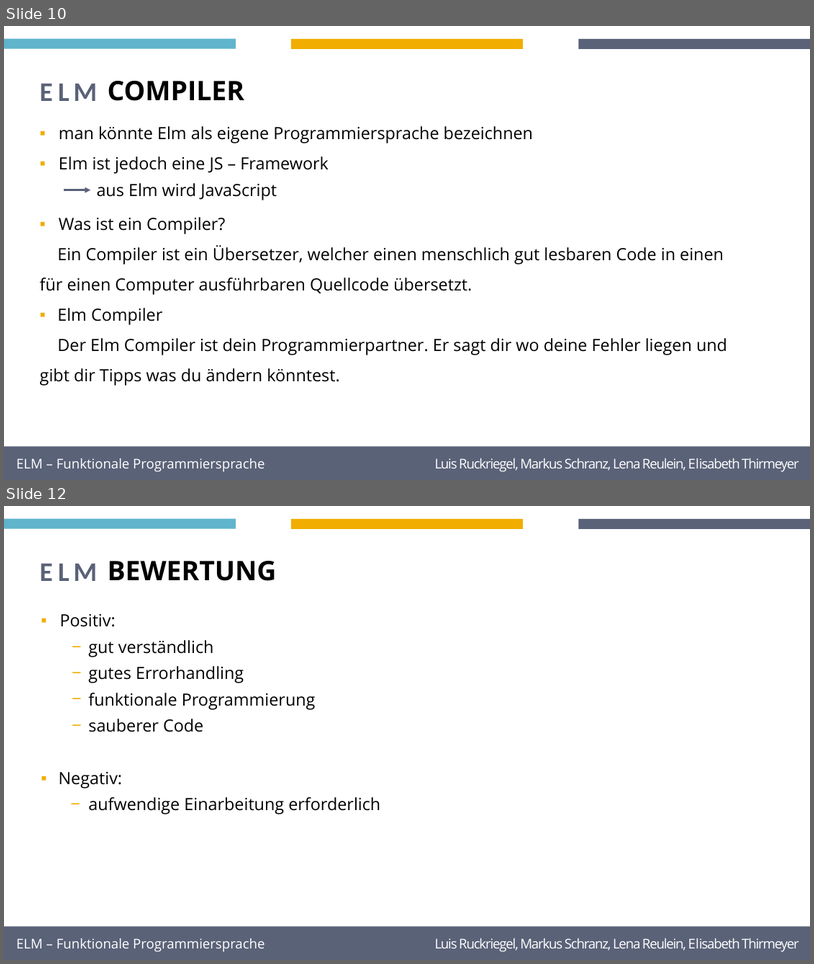
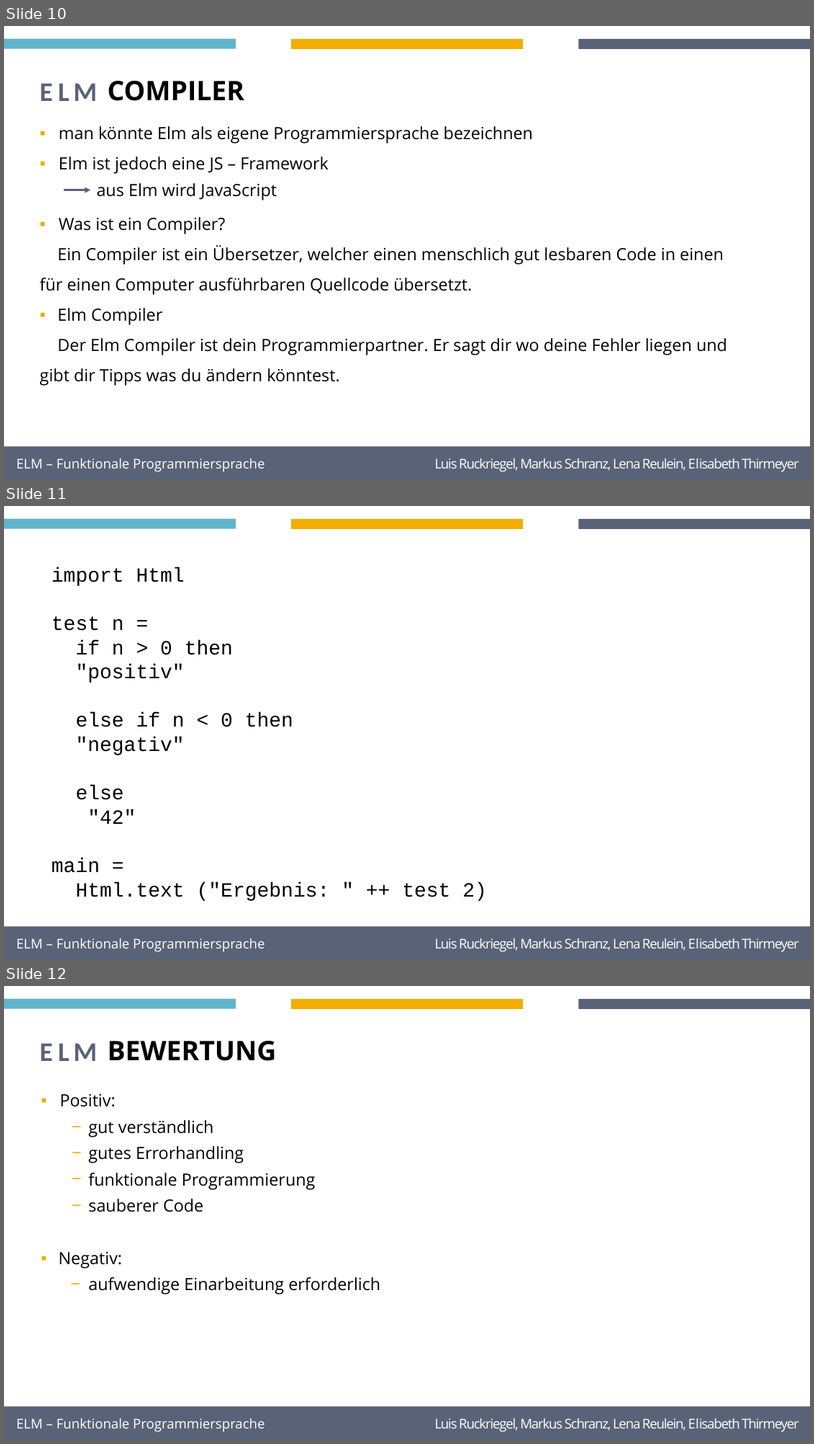
Before and after one commit to maadc/STA_Gruppe1, a slide deck: ORGINAL.pptx. Shown one above the other, each under a label of ours: slides 10 and 12 before the commit, slides 10, 11 and 12 after it; the slides between them are not shown. The pictures are 814x964 and 814x1444 pixels, drawn with LibreOffice and Linux fonts; fonts in the diff are those of the drawing; background and template pictures are left out. Boxes give left, top, right and bottom in pixels: in the first picture for what was removed or moved away, otherwise in the second. Text is boxed around its words. In the diff, an @@ line names an element or a change of style, - is before the commit and + after.

```diff
--- a/ORGINAL.pptx
+++ b/ORGINAL.pptx
@@ slide 11 added at bbox=[4, 506, 810, 960], background #FFFFFF; not listed: 5 template elements that a slide beside it also shows @@
@@ text added at bbox=[52, 567, 487, 901], 24 pt, text #000000 @@
+import Html
+test n =
+if n > 0 then
+"positiv"
+else if n < 0 then
+"negativ"
+else
+"42"
+main =
+Html.text ("Ergebnis: " ++ test 2)
```
Also in this commit, not shown: 1 slide changed, 1 slide removed, 1 other file.
